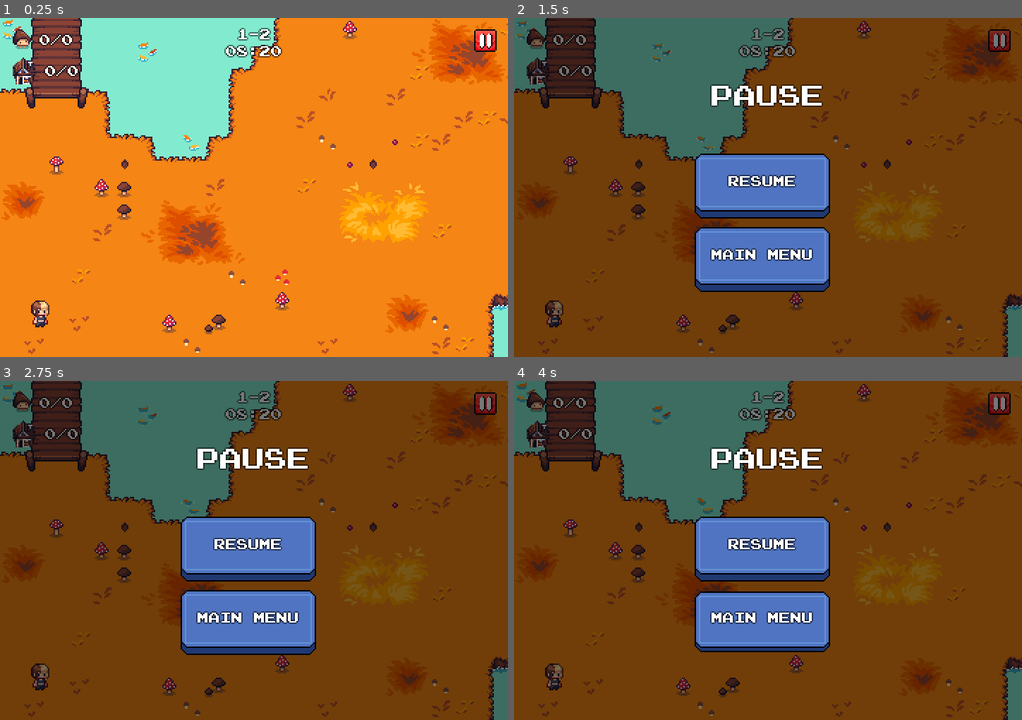
Above: before the commit, frames 1-4 (two rows, left to right).
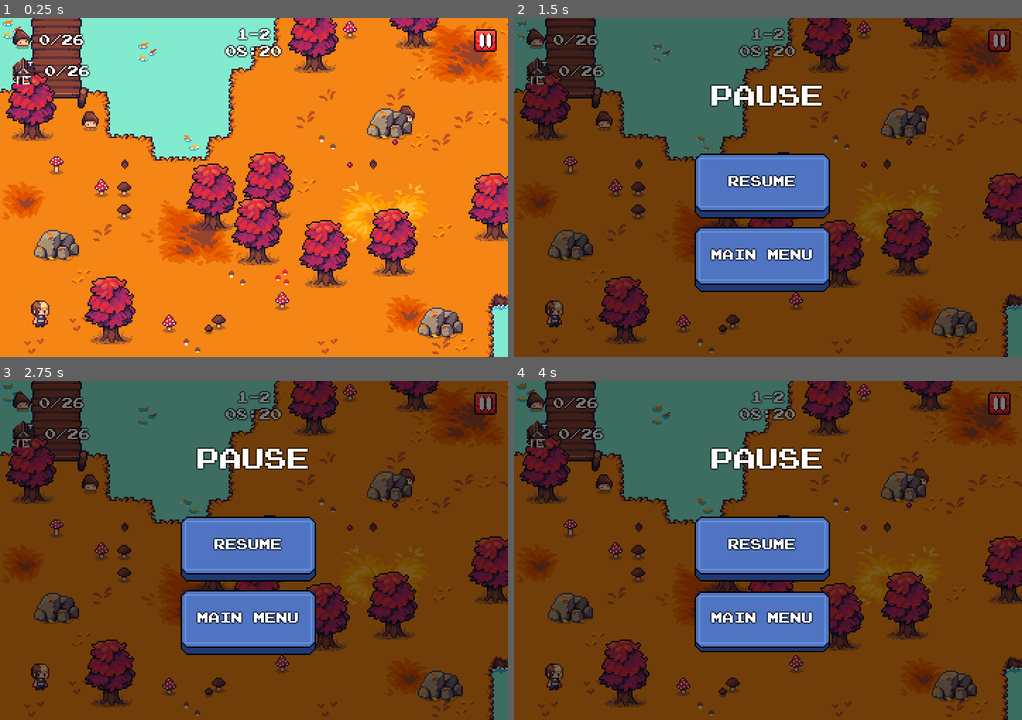
Above: after the commit, the same moments.

Repository: dmitrii-eremin/watch-your-step
Game: Godot game, scene res://scenes/levels/level_12.tscn
Two runs of this game, one before a commit and one after it. Both use one fixed random seed, a clock stepped at 60 frames per second and the inputs below. This scene is started directly instead of the project's main scene.
Inputs (mouse positions are in pixels of both pictures, inside the frame that each line leads up to):
- Up to frame 1 (0.25 s): no input
- Up to frame 2 (1.5 s): click (1001, 41) at 0.5 s; tap Enter (ui_accept) at 1.25 s; move the mouse to (879, 170) at 1.27 s; hold Right (go_right) from 1.28 s (still down); click (879, 170) at 1.42 s
- Up to frame 3 (2.75 s): tap Enter (ui_accept) at 1.52, 2 s; release Right (go_right) at 2 s; drag from (152, 567) to (228, 618) at 2.02 s
- Up to frame 4 (4 s): tap Enter (ui_accept) at 2.75, 3.5 s; move the mouse to (818, 475) at 2.77 s; hold Right (go_right) 2.78-3.5 s; drag from (742, 618) to (615, 499) at 3.52 s

The runs differ from the first frame. In frame 1, 15% of the frame differs, in the area x 1-100%, y 0-97%; in frame 2, 11%; in frame 3, 11%; in frame 4, 11%.

Commit message:
added obstacles and enemies

Diff:
--- a/scenes/levels/level_12.tscn
+++ b/scenes/levels/level_12.tscn
@@ -1,7 +1,10 @@
-[gd_scene load_steps=3 format=4 uid="uid://cpgaiurdhdukw"]
+[gd_scene load_steps=6 format=4 uid="uid://cpgaiurdhdukw"]
 
 [ext_resource type="PackedScene" uid="uid://ddtoa4aqk6jy3" path="res://scenes/levels/basic_level.tscn" id="1_puuuv"]
 [ext_resource type="TileSet" uid="uid://7go4p7001ogc" path="res://tilesets/autumn.tres" id="2_gveo2"]
+[ext_resource type="PackedScene" uid="uid://cfav76elus1cx" path="res://scenes/tree.tscn" id="3_r3i3p"]
+[ext_resource type="PackedScene" uid="uid://y1k0bbofm7jh" path="res://scenes/stone.tscn" id="4_ewkot"]
+[ext_resource type="PackedScene" uid="uid://b5ke8t4tm5p1c" path="res://scenes/mushroom.tscn" id="5_r84c5"]
 
 [node name="Level12" instance=ExtResource("1_puuuv")]
 metadata/level = "level12"
@@ -24,8 +27,490 @@
 [node name="Obstacles" type="Node2D" parent="YSortedObjects" index="2"]
 y_sort_enabled = true
 
+[node name="Tree" parent="YSortedObjects/Obstacles" index="0" instance=ExtResource("3_r3i3p")]
+position = Vector2(216, 144)
+season = 1
+
+[node name="Tree2" parent="YSortedObjects/Obstacles" index="1" instance=ExtResource("3_r3i3p")]
+position = Vector2(192, 72)
+season = 1
+
+[node name="Tree3" parent="YSortedObjects/Obstacles" index="2" instance=ExtResource("3_r3i3p")]
+position = Vector2(88, 151)
+season = 1
+
+[node name="Tree4" parent="YSortedObjects/Obstacles" index="3" instance=ExtResource("3_r3i3p")]
+position = Vector2(120, 176)
+season = 1
+
+[node name="Tree5" parent="YSortedObjects/Obstacles" index="4" instance=ExtResource("3_r3i3p")]
+position = Vector2(320, 183)
+season = 1
+
+[node name="Tree6" parent="YSortedObjects/Obstacles" index="5" instance=ExtResource("3_r3i3p")]
+position = Vector2(296, 72)
+season = 1
+
+[node name="Tree7" parent="YSortedObjects/Obstacles" index="6" instance=ExtResource("3_r3i3p")]
+position = Vector2(216, 304)
+season = 1
+
+[node name="Tree8" parent="YSortedObjects/Obstacles" index="7" instance=ExtResource("3_r3i3p")]
+position = Vector2(176, 312)
+season = 1
+
+[node name="Tree9" parent="YSortedObjects/Obstacles" index="8" instance=ExtResource("3_r3i3p")]
+position = Vector2(208, 336)
+season = 1
+
+[node name="Tree10" parent="YSortedObjects/Obstacles" index="9" instance=ExtResource("3_r3i3p")]
+position = Vector2(104, 392)
+season = 1
+
+[node name="Tree11" parent="YSortedObjects/Obstacles" index="10" instance=ExtResource("3_r3i3p")]
+position = Vector2(48, 248)
+season = 1
+
+[node name="Tree12" parent="YSortedObjects/Obstacles" index="11" instance=ExtResource("3_r3i3p")]
+position = Vector2(256, 352)
+season = 1
+
+[node name="Tree13" parent="YSortedObjects/Obstacles" index="12" instance=ExtResource("3_r3i3p")]
+position = Vector2(824, 260)
+season = 1
+
+[node name="Tree14" parent="YSortedObjects/Obstacles" index="13" instance=ExtResource("3_r3i3p")]
+position = Vector2(800, 188)
+season = 1
+
+[node name="Tree15" parent="YSortedObjects/Obstacles" index="14" instance=ExtResource("3_r3i3p")]
+position = Vector2(800, 80)
+season = 1
+
+[node name="Tree16" parent="YSortedObjects/Obstacles" index="15" instance=ExtResource("3_r3i3p")]
+position = Vector2(856, 176)
+season = 1
+
+[node name="Tree17" parent="YSortedObjects/Obstacles" index="16" instance=ExtResource("3_r3i3p")]
+position = Vector2(928, 299)
+season = 1
+
+[node name="Tree18" parent="YSortedObjects/Obstacles" index="17" instance=ExtResource("3_r3i3p")]
+position = Vector2(904, 188)
+season = 1
+
+[node name="Tree19" parent="YSortedObjects/Obstacles" index="18" instance=ExtResource("3_r3i3p")]
+position = Vector2(944, 387)
+season = 1
+
+[node name="Tree20" parent="YSortedObjects/Obstacles" index="19" instance=ExtResource("3_r3i3p")]
+position = Vector2(808, 336)
+season = 1
+
+[node name="Tree21" parent="YSortedObjects/Obstacles" index="20" instance=ExtResource("3_r3i3p")]
+position = Vector2(856, 312)
+season = 1
+
+[node name="Tree22" parent="YSortedObjects/Obstacles" index="21" instance=ExtResource("3_r3i3p")]
+position = Vector2(764, 376)
+season = 1
+
+[node name="Tree23" parent="YSortedObjects/Obstacles" index="22" instance=ExtResource("3_r3i3p")]
+position = Vector2(864, 104)
+season = 1
+
+[node name="Tree24" parent="YSortedObjects/Obstacles" index="23" instance=ExtResource("3_r3i3p")]
+position = Vector2(832, 368)
+season = 1
+
+[node name="Tree25" parent="YSortedObjects/Obstacles" index="24" instance=ExtResource("3_r3i3p")]
+position = Vector2(392, 696)
+season = 1
+
+[node name="Tree26" parent="YSortedObjects/Obstacles" index="25" instance=ExtResource("3_r3i3p")]
+position = Vector2(520, 694)
+season = 1
+
+[node name="Tree27" parent="YSortedObjects/Obstacles" index="26" instance=ExtResource("3_r3i3p")]
+position = Vector2(824, 496)
+season = 1
+
+[node name="Tree28" parent="YSortedObjects/Obstacles" index="27" instance=ExtResource("3_r3i3p")]
+position = Vector2(296, 728)
+season = 1
+
+[node name="Tree29" parent="YSortedObjects/Obstacles" index="28" instance=ExtResource("3_r3i3p")]
+position = Vector2(496, 735)
+season = 1
+
+[node name="Tree30" parent="YSortedObjects/Obstacles" index="29" instance=ExtResource("3_r3i3p")]
+position = Vector2(500, 552)
+season = 1
+
+[node name="Tree31" parent="YSortedObjects/Obstacles" index="30" instance=ExtResource("3_r3i3p")]
+position = Vector2(392, 856)
+season = 1
+
+[node name="Tree32" parent="YSortedObjects/Obstacles" index="31" instance=ExtResource("3_r3i3p")]
+position = Vector2(352, 919)
+season = 1
+
+[node name="Tree33" parent="YSortedObjects/Obstacles" index="32" instance=ExtResource("3_r3i3p")]
+position = Vector2(544, 792)
+season = 1
+
+[node name="Tree34" parent="YSortedObjects/Obstacles" index="33" instance=ExtResource("3_r3i3p")]
+position = Vector2(280, 944)
+season = 1
+
+[node name="Tree35" parent="YSortedObjects/Obstacles" index="34" instance=ExtResource("3_r3i3p")]
+position = Vector2(224, 800)
+season = 1
+
+[node name="Tree36" parent="YSortedObjects/Obstacles" index="35" instance=ExtResource("3_r3i3p")]
+position = Vector2(520, 888)
+season = 1
+
+[node name="Tree37" parent="YSortedObjects/Obstacles" index="36" instance=ExtResource("3_r3i3p")]
+position = Vector2(880, 903)
+season = 1
+
+[node name="Tree38" parent="YSortedObjects/Obstacles" index="37" instance=ExtResource("3_r3i3p")]
+position = Vector2(732, 528)
+season = 1
+
+[node name="Tree39" parent="YSortedObjects/Obstacles" index="38" instance=ExtResource("3_r3i3p")]
+position = Vector2(776, 815)
+season = 1
+
+[node name="Tree40" parent="YSortedObjects/Obstacles" index="39" instance=ExtResource("3_r3i3p")]
+position = Vector2(696, 791)
+season = 1
+
+[node name="Tree41" parent="YSortedObjects/Obstacles" index="40" instance=ExtResource("3_r3i3p")]
+position = Vector2(896, 798)
+season = 1
+
+[node name="Tree42" parent="YSortedObjects/Obstacles" index="41" instance=ExtResource("3_r3i3p")]
+position = Vector2(908, 456)
+season = 1
+
+[node name="Tree43" parent="YSortedObjects/Obstacles" index="42" instance=ExtResource("3_r3i3p")]
+position = Vector2(800, 744)
+season = 1
+
+[node name="Tree44" parent="YSortedObjects/Obstacles" index="43" instance=ExtResource("3_r3i3p")]
+position = Vector2(752, 927)
+season = 1
+
+[node name="Tree45" parent="YSortedObjects/Obstacles" index="44" instance=ExtResource("3_r3i3p")]
+position = Vector2(784, 984)
+season = 1
+
+[node name="Tree46" parent="YSortedObjects/Obstacles" index="45" instance=ExtResource("3_r3i3p")]
+position = Vector2(680, 974)
+season = 1
+
+[node name="Tree47" parent="YSortedObjects/Obstacles" index="46" instance=ExtResource("3_r3i3p")]
+position = Vector2(624, 863)
+season = 1
+
+[node name="Tree48" parent="YSortedObjects/Obstacles" index="47" instance=ExtResource("3_r3i3p")]
+position = Vector2(832, 967)
+season = 1
+
+[node name="Tree49" parent="YSortedObjects/Obstacles" index="48" instance=ExtResource("3_r3i3p")]
+position = Vector2(616, 120)
+season = 1
+
+[node name="Tree50" parent="YSortedObjects/Obstacles" index="49" instance=ExtResource("3_r3i3p")]
+position = Vector2(472, 48)
+season = 1
+
+[node name="Tree51" parent="YSortedObjects/Obstacles" index="50" instance=ExtResource("3_r3i3p")]
+position = Vector2(488, 127)
+season = 1
+
+[node name="Tree52" parent="YSortedObjects/Obstacles" index="51" instance=ExtResource("3_r3i3p")]
+position = Vector2(520, 152)
+season = 1
+
+[node name="Tree53" parent="YSortedObjects/Obstacles" index="52" instance=ExtResource("3_r3i3p")]
+position = Vector2(720, 159)
+season = 1
+
+[node name="Tree54" parent="YSortedObjects/Obstacles" index="53" instance=ExtResource("3_r3i3p")]
+position = Vector2(696, 48)
+season = 1
+
+[node name="Tree55" parent="YSortedObjects/Obstacles" index="54" instance=ExtResource("3_r3i3p")]
+position = Vector2(384, 40)
+season = 1
+
+[node name="Tree56" parent="YSortedObjects/Obstacles" index="55" instance=ExtResource("3_r3i3p")]
+position = Vector2(504, 274)
+season = 1
+
+[node name="Tree57" parent="YSortedObjects/Obstacles" index="56" instance=ExtResource("3_r3i3p")]
+position = Vector2(632, 40)
+season = 1
+
+[node name="Tree58" parent="YSortedObjects/Obstacles" index="57" instance=ExtResource("3_r3i3p")]
+position = Vector2(504, 368)
+season = 1
+
+[node name="Tree59" parent="YSortedObjects/Obstacles" index="58" instance=ExtResource("3_r3i3p")]
+position = Vector2(440, 265)
+season = 1
+
+[node name="Tree60" parent="YSortedObjects/Obstacles" index="59" instance=ExtResource("3_r3i3p")]
+position = Vector2(425, 128)
+season = 1
+
+[node name="Tree61" parent="YSortedObjects/Obstacles" index="60" instance=ExtResource("3_r3i3p")]
+position = Vector2(464, 798)
+season = 1
+
+[node name="Tree62" parent="YSortedObjects/Obstacles" index="61" instance=ExtResource("3_r3i3p")]
+position = Vector2(360, 742)
+season = 1
+
+[node name="Tree63" parent="YSortedObjects/Obstacles" index="62" instance=ExtResource("3_r3i3p")]
+position = Vector2(100, 626)
+season = 1
+
+[node name="Tree64" parent="YSortedObjects/Obstacles" index="63" instance=ExtResource("3_r3i3p")]
+position = Vector2(32, 656)
+season = 1
+
+[node name="Tree65" parent="YSortedObjects/Obstacles" index="64" instance=ExtResource("3_r3i3p")]
+position = Vector2(296, 783)
+season = 1
+
+[node name="Tree66" parent="YSortedObjects/Obstacles" index="65" instance=ExtResource("3_r3i3p")]
+position = Vector2(608, 920)
+season = 1
+
+[node name="Tree67" parent="YSortedObjects/Obstacles" index="66" instance=ExtResource("3_r3i3p")]
+position = Vector2(192, 904)
+season = 1
+
+[node name="Tree68" parent="YSortedObjects/Obstacles" index="67" instance=ExtResource("3_r3i3p")]
+position = Vector2(152, 912)
+season = 1
+
+[node name="Tree69" parent="YSortedObjects/Obstacles" index="68" instance=ExtResource("3_r3i3p")]
+position = Vector2(184, 936)
+season = 1
+
+[node name="Tree70" parent="YSortedObjects/Obstacles" index="69" instance=ExtResource("3_r3i3p")]
+position = Vector2(80, 992)
+season = 1
+
+[node name="Tree71" parent="YSortedObjects/Obstacles" index="70" instance=ExtResource("3_r3i3p")]
+position = Vector2(24, 848)
+season = 1
+
+[node name="Tree72" parent="YSortedObjects/Obstacles" index="71" instance=ExtResource("3_r3i3p")]
+position = Vector2(232, 952)
+season = 1
+
+[node name="Tree73" parent="YSortedObjects/Obstacles" index="72" instance=ExtResource("3_r3i3p")]
+position = Vector2(200, 459)
+season = 1
+
+[node name="Tree74" parent="YSortedObjects/Obstacles" index="73" instance=ExtResource("3_r3i3p")]
+position = Vector2(176, 387)
+season = 1
+
+[node name="Tree75" parent="YSortedObjects/Obstacles" index="74" instance=ExtResource("3_r3i3p")]
+position = Vector2(72, 466)
+season = 1
+
+[node name="Tree76" parent="YSortedObjects/Obstacles" index="75" instance=ExtResource("3_r3i3p")]
+position = Vector2(104, 491)
+season = 1
+
+[node name="Tree77" parent="YSortedObjects/Obstacles" index="76" instance=ExtResource("3_r3i3p")]
+position = Vector2(296, 457)
+season = 1
+
+[node name="Tree78" parent="YSortedObjects/Obstacles" index="77" instance=ExtResource("3_r3i3p")]
+position = Vector2(280, 387)
+season = 1
+
+[node name="Tree79" parent="YSortedObjects/Obstacles" index="78" instance=ExtResource("3_r3i3p")]
+position = Vector2(48, 323)
+season = 1
+
+[node name="Tree80" parent="YSortedObjects/Obstacles" index="79" instance=ExtResource("3_r3i3p")]
+position = Vector2(216, 522)
+season = 1
+
+[node name="Tree81" parent="YSortedObjects/Obstacles" index="80" instance=ExtResource("3_r3i3p")]
+position = Vector2(468, 473)
+season = 1
+
+[node name="Tree82" parent="YSortedObjects/Obstacles" index="81" instance=ExtResource("3_r3i3p")]
+position = Vector2(88, 707)
+season = 1
+
+[node name="Tree83" parent="YSortedObjects/Obstacles" index="82" instance=ExtResource("3_r3i3p")]
+position = Vector2(32, 563)
+season = 1
+
+[node name="Tree84" parent="YSortedObjects/Obstacles" index="83" instance=ExtResource("3_r3i3p")]
+position = Vector2(552, 392)
+season = 1
+
+[node name="Stone" parent="YSortedObjects/Obstacles" index="84" instance=ExtResource("4_ewkot")]
+position = Vector2(256, 216)
+season = 1
+
+[node name="Stone2" parent="YSortedObjects/Obstacles" index="85" instance=ExtResource("4_ewkot")]
+position = Vector2(48, 384)
+season = 1
+
+[node name="Stone3" parent="YSortedObjects/Obstacles" index="86" instance=ExtResource("4_ewkot")]
+position = Vector2(568, 56)
+season = 1
+
+[node name="Stone4" parent="YSortedObjects/Obstacles" index="87" instance=ExtResource("4_ewkot")]
+position = Vector2(748, 415)
+season = 1
+
+[node name="Stone5" parent="YSortedObjects/Obstacles" index="88" instance=ExtResource("4_ewkot")]
+position = Vector2(768, 424)
+season = 1
+
+[node name="Stone6" parent="YSortedObjects/Obstacles" index="89" instance=ExtResource("4_ewkot")]
+position = Vector2(944, 511)
+season = 1
+
+[node name="Stone7" parent="YSortedObjects/Obstacles" index="90" instance=ExtResource("4_ewkot")]
+position = Vector2(768, 255)
+season = 1
+
+[node name="Stone8" parent="YSortedObjects/Obstacles" index="91" instance=ExtResource("4_ewkot")]
+position = Vector2(816, 103)
+season = 1
+
+[node name="Stone9" parent="YSortedObjects/Obstacles" index="92" instance=ExtResource("4_ewkot")]
+position = Vector2(676, 552)
+season = 1
+
+[node name="Stone10" parent="YSortedObjects/Obstacles" index="93" instance=ExtResource("4_ewkot")]
+position = Vector2(816, 12)
+season = 1
+
+[node name="Stone11" parent="YSortedObjects/Obstacles" index="94" instance=ExtResource("4_ewkot")]
+position = Vector2(568, 327)
+season = 1
+
+[node name="Stone12" parent="YSortedObjects/Obstacles" index="95" instance=ExtResource("4_ewkot")]
+position = Vector2(401, 757)
+season = 1
+
+[node name="Stone13" parent="YSortedObjects/Obstacles" index="96" instance=ExtResource("4_ewkot")]
+position = Vector2(932, 799)
+season = 1
+
+[node name="Stone14" parent="YSortedObjects/Obstacles" index="97" instance=ExtResource("4_ewkot")]
+position = Vector2(276, 847)
+season = 1
+
+[node name="Stone15" parent="YSortedObjects/Obstacles" index="98" instance=ExtResource("4_ewkot")]
+position = Vector2(40, 933)
+season = 1
+
+[node name="Stone16" parent="YSortedObjects/Obstacles" index="99" instance=ExtResource("4_ewkot")]
+position = Vector2(312, 988)
+season = 1
+
+[node name="Stone17" parent="YSortedObjects/Obstacles" index="100" instance=ExtResource("4_ewkot")]
+position = Vector2(688, 872)
+season = 1
+
 [node name="Enemies" type="Node2D" parent="YSortedObjects" index="3"]
 y_sort_enabled = true
 
 [node name="Mushrooms" type="Node2D" parent="YSortedObjects" index="4"]
 y_sort_enabled = true
+
+[node name="Mushroom" parent="YSortedObjects/Mushrooms" index="0" instance=ExtResource("5_r84c5")]
+position = Vector2(64, 832)
+
+[node name="Mushroom2" parent="YSortedObjects/Mushrooms" index="1" instance=ExtResource("5_r84c5")]
+position = Vector2(288, 828)
+
+[node name="Mushroom3" parent="YSortedObjects/Mushrooms" index="2" instance=ExtResource("5_r84c5")]
+position = Vector2(272, 672)
+
+[node name="Mushroom4" parent="YSortedObjects/Mushrooms" index="3" instance=ExtResource("5_r84c5")]
+position = Vector2(480, 878)
+
+[node name="Mushroom5" parent="YSortedObjects/Mushrooms" index="4" instance=ExtResource("5_r84c5")]
+position = Vector2(16, 608)
+
+[node name="Mushroom6" parent="YSortedObjects/Mushrooms" index="5" instance=ExtResource("5_r84c5")]
+position = Vector2(144, 528)
+
+[node name="Mushroom7" parent="YSortedObjects/Mushrooms" index="6" instance=ExtResource("5_r84c5")]
+position = Vector2(232, 394)
+
+[node name="Mushroom8" parent="YSortedObjects/Mushrooms" index="7" instance=ExtResource("5_r84c5")]
+position = Vector2(16, 343)
+
+[node name="Mushroom9" parent="YSortedObjects/Mushrooms" index="8" instance=ExtResource("5_r84c5")]
+position = Vector2(100, 158)
+
+[node name="Mushroom10" parent="YSortedObjects/Mushrooms" index="9" instance=ExtResource("5_r84c5")]
+position = Vector2(300, 160)
+
+[node name="Mushroom11" parent="YSortedObjects/Mushrooms" index="10" instance=ExtResource("5_r84c5")]
+position = Vector2(204, 208)
+
+[node name="Mushroom12" parent="YSortedObjects/Mushrooms" index="11" instance=ExtResource("5_r84c5")]
+position = Vector2(280, 2)
+
+[node name="Mushroom13" parent="YSortedObjects/Mushrooms" index="12" instance=ExtResource("5_r84c5")]
+position = Vector2(488, 25)
+
+[node name="Mushroom14" parent="YSortedObjects/Mushrooms" index="13" instance=ExtResource("5_r84c5")]
+position = Vector2(604, 72)
+
+[node name="Mushroom15" parent="YSortedObjects/Mushrooms" index="14" instance=ExtResource("5_r84c5")]
+position = Vector2(712, 240)
+
+[node name="Mushroom16" parent="YSortedObjects/Mushrooms" index="15" instance=ExtResource("5_r84c5")]
+position = Vector2(872, 28)
+
+[node name="Mushroom17" parent="YSortedObjects/Mushrooms" index="16" instance=ExtResource("5_r84c5")]
+position = Vector2(948, 142)
+
+[node name="Mushroom18" parent="YSortedObjects/Mushrooms" index="17" instance=ExtResource("5_r84c5")]
+position = Vector2(912, 272)
+
+[node name="Mushroom19" parent="YSortedObjects/Mushrooms" index="18" instance=ExtResource("5_r84c5")]
+position = Vector2(732, 473)
+
+[node name="Mushroom20" parent="YSortedObjects/Mushrooms" index="19" instance=ExtResource("5_r84c5")]
+position = Vector2(932, 487)
+
+[node name="Mushroom21" parent="YSortedObjects/Mushrooms" index="20" instance=ExtResource("5_r84c5")]
+position = Vector2(824, 721)
+
+[node name="Mushroom22" parent="YSortedObjects/Mushrooms" index="21" instance=ExtResource("5_r84c5")]
+position = Vector2(948, 744)
+
+[node name="Mushroom23" parent="YSortedObjects/Mushrooms" index="22" instance=ExtResource("5_r84c5")]
+position = Vector2(876, 984)
+
+[node name="Mushroom24" parent="YSortedObjects/Mushrooms" index="23" instance=ExtResource("5_r84c5")]
+position = Vector2(588, 896)
+
+[node name="Mushroom25" parent="YSortedObjects/Mushrooms" index="24" instance=ExtResource("5_r84c5")]
+position = Vector2(592, 760)
+
+[node name="Mushroom26" parent="YSortedObjects/Mushrooms" index="25" instance=ExtResource("5_r84c5")]
+position = Vector2(552, 306)
